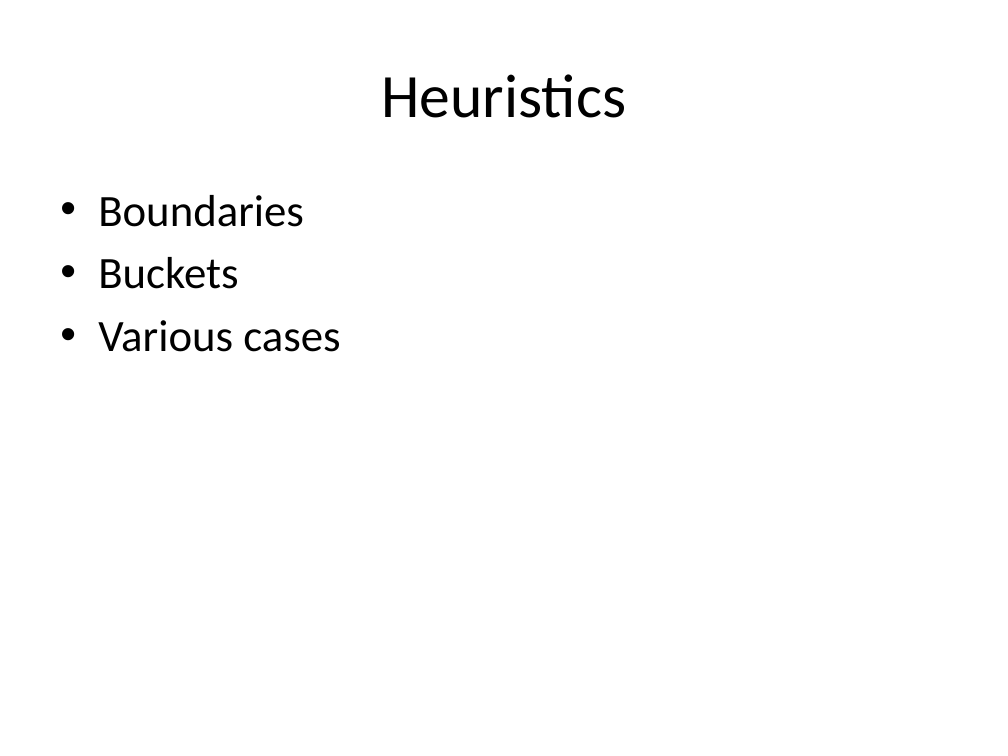
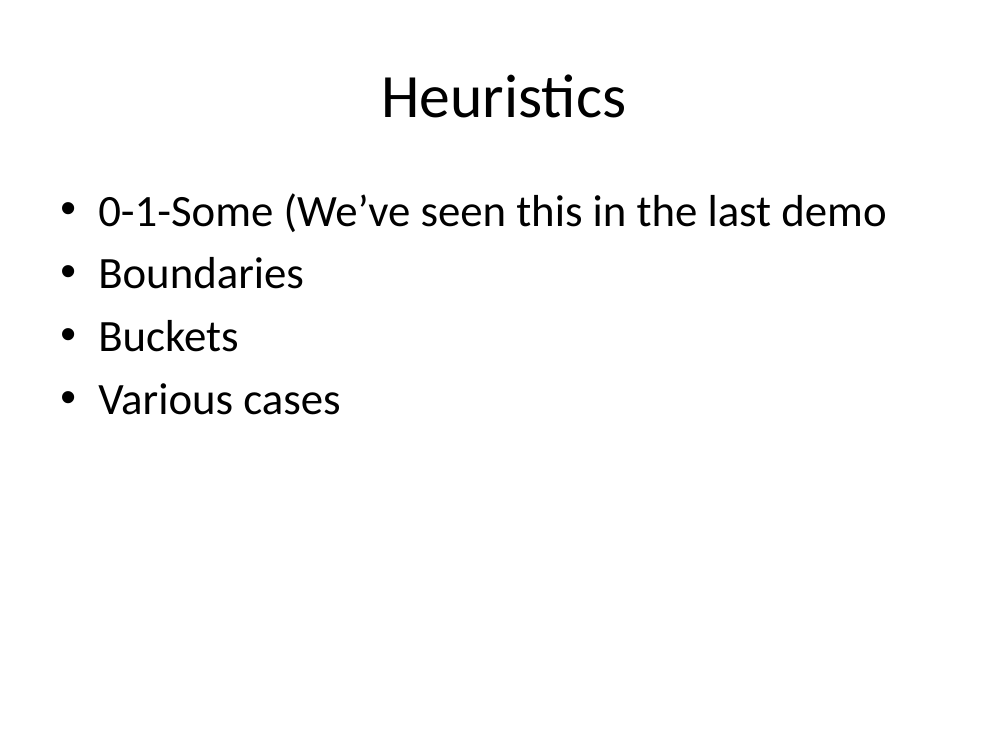
Before and after one commit to way0utwest/TestingT-SQLMadeEasy, a slide deck: slide 15 of TestingT-SQLMadeEasy.pptx (slide 16 before the commit). Drawn at 1008x756 pixels with LibreOffice and Linux fonts; fonts in the diff are those of the drawing. Boxes give left, top, right and bottom in pixels: in the first picture for what was removed or moved away, otherwise in the second. Text is boxed around its words. In the diff, an @@ line names an element or a change of style, - is before the commit and + after.

Commit message:
PPT Update
Combined Isolation and Heuristics sections. Added summary

```diff
--- a/TestingT-SQLMadeEasy.pptx
+++ b/TestingT-SQLMadeEasy.pptx
@@ text at bbox=[98, 193, 886, 232]: paragraph added @@
+• 0-1-Some (We’ve seen this in the last demo
```
Also in this commit, not shown: 1 other slide changed, 1 slide added, 3 slides removed.
